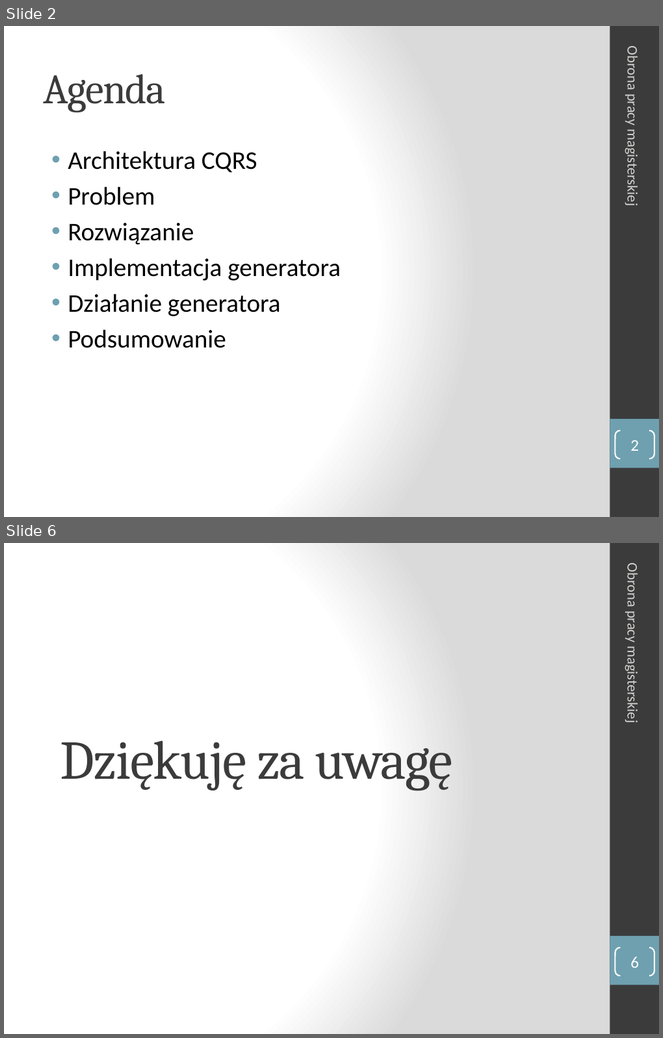
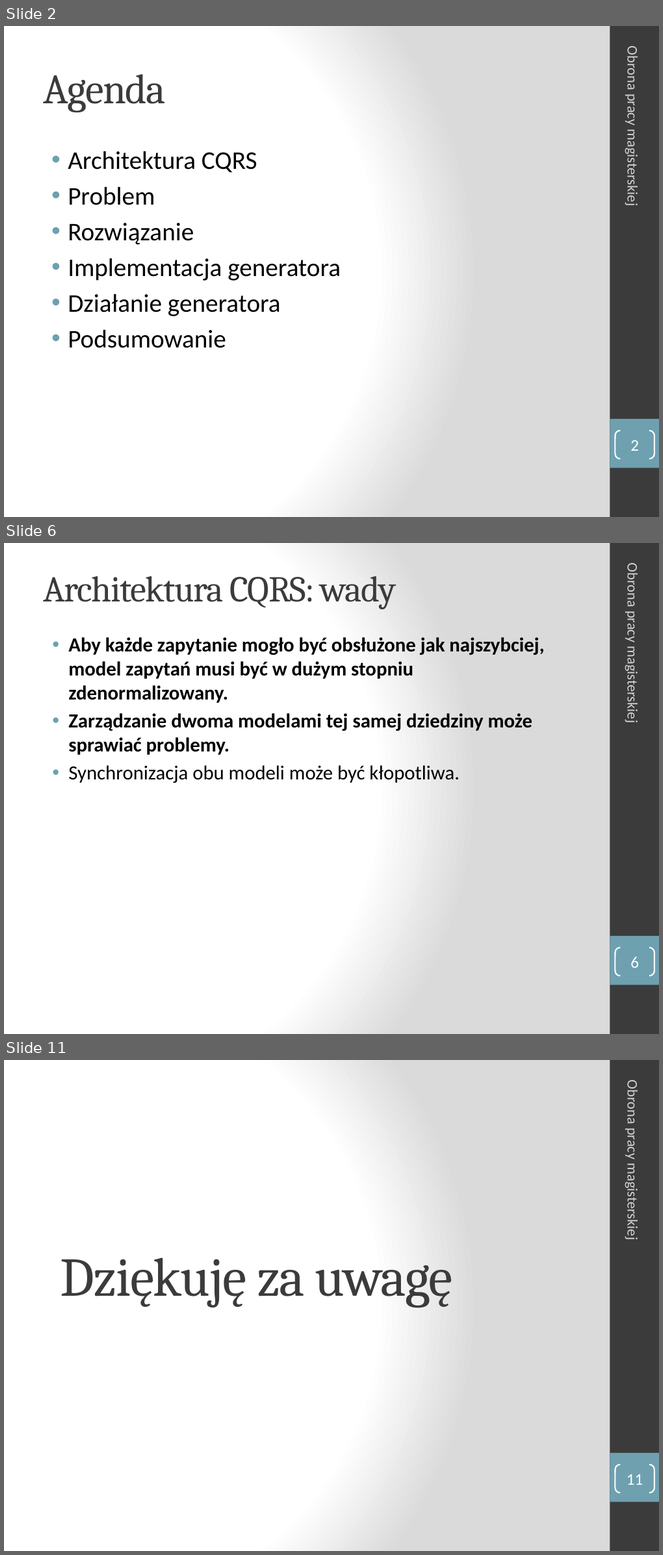
Before and after one commit to manisero/MasterThesis, a slide deck: thesis/presentation/presentation.pptx. Shown one above the other, each under a label of ours: slides 2 and 6 before the commit, slides 2, 6 and 11 after it; the slides between them are not shown. The pictures are 663x1038 and 663x1555 pixels, drawn with LibreOffice and Linux fonts; fonts in the diff are those of the drawing. Boxes give left, top, right and bottom in pixels: in the first picture for what was removed or moved away, otherwise in the second. Text is boxed around its words. In the diff, an @@ line names an element or a change of style, - is before the commit and + after.

```diff
--- a/thesis/presentation/presentation.pptx
+++ b/thesis/presentation/presentation.pptx
@@ slide 6 added at <box>4,543,659,1034</box>, background gradient #FFFFFF to #DADADA; not listed: 2 template elements that a slide beside it also shows @@
@@ title added at <box>43,576,396,609</box>, 40 pt, text #3B3B3B @@
+Architektura CQRS: wady
@@ text added at <box>624,567,642,721</box>, 16 pt, text #D4D2D0 @@
+Obrona pracy magisterskiej
@@ text added at <box>68,637,544,783</box>, 22 pt, text #000000, bold @@
+• Aby każde zapytanie mogło być obsłużone jak najszybciej, model zapytań musi być w dużym stopniu zdenormalizowany.
+• Zarządzanie dwoma modelami tej samej dziedziny może sprawiać problemy.
+• Synchronizacja obu modeli może być kłopotliwa.
@@ page number added at <box>615,948,655,976</box>, outline #FFFFFF 1.5 pt, 18 pt, text #FFFFFF @@
+6
@@ what was slide 6 is now slide 11 @@
@@ page number at <box>627,1475,644,1485</box>: text changed @@
-6
+11
```
Also in this commit, not shown: 3 slides changed, 4 other slides added.
